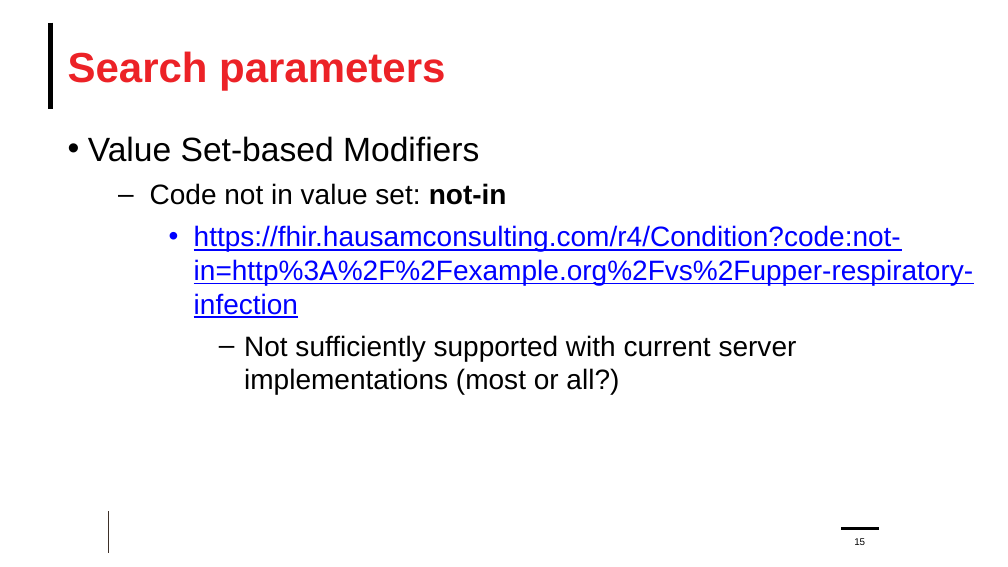
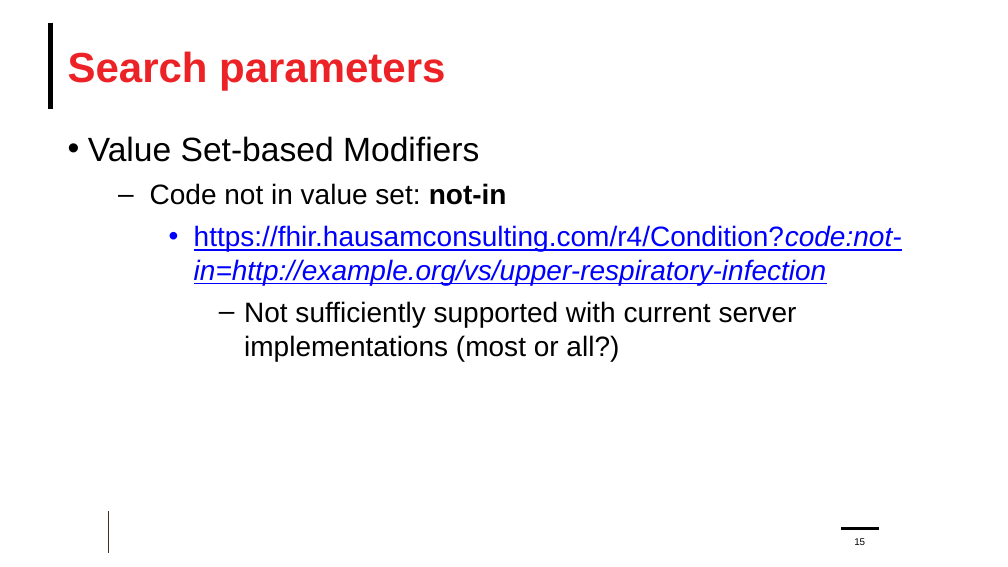
Before and after one commit to FHIR/documents, a slide deck: slide 15 of presentations/2024-04 Webinars/FHIR-Terminology-Part-2-2024-04-24.pptx. Drawn at 1008x567 pixels with LibreOffice and Linux fonts; fonts in the diff are those of the drawing; background and template pictures are left out. Boxes give left, top, right and bottom in pixels: in the first picture for what was removed or moved away, otherwise in the second. Text is boxed around its words. In the diff, an @@ line names an element or a change of style, - is before the commit and + after.

```diff
--- a/presentations/2024-04 Webinars/FHIR-Terminology-Part-2-2024-04-24.pptx
+++ b/presentations/2024-04 Webinars/FHIR-Terminology-Part-2-2024-04-24.pptx
@@ text at (194,225,902,285): text changed; italic on @@
-    • https://fhir.hausamconsulting.com/r4/Condition?code:not-in=http%3A%2F%2Fexample.org%2Fvs%2Fupper-respiratory-infection
+    • https://fhir.hausamconsulting.com/r4/Condition?code:not-in=http://example.org/vs/upper-respiratory-infection
```
Also in this commit, not shown: 19 other slides changed.
